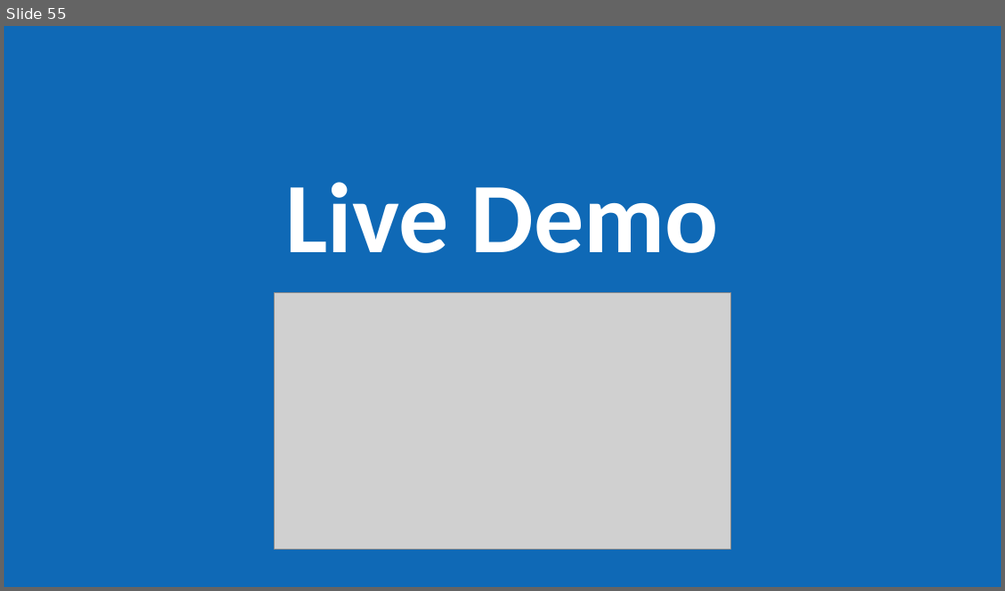
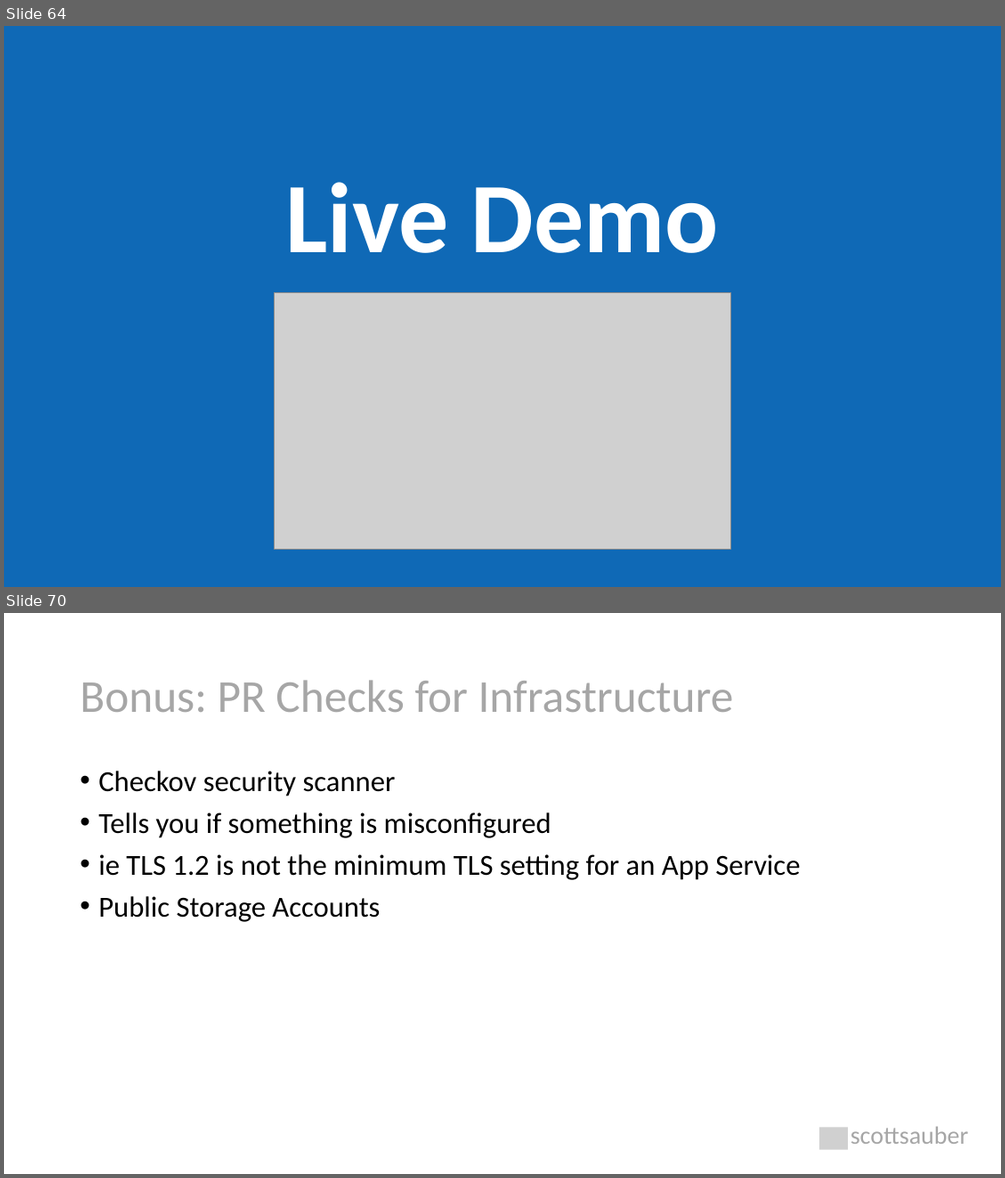
Before and after one commit to scottsauber/workshop-dotnet-azure-github-bicep, a slide deck: AzureDotNetBicep-Workshop.pptx. Shown one above the other, each under a label of ours: slide 55 before the commit, slides 64 and 70 after it; the slides between them are not shown. The pictures are 1005x591 and 1005x1178 pixels, drawn with LibreOffice and Linux fonts; fonts in the diff are those of the drawing; grey boxes stand for pictures. Boxes give left, top, right and bottom in pixels: in the first picture for what was removed or moved away, otherwise in the second. Text is boxed around its words. In the diff, an @@ line names an element or a change of style, - is before the commit and + after.

```diff
--- a/AzureDotNetBicep-Workshop.pptx
+++ b/AzureDotNetBicep-Workshop.pptx
@@ slide 70 added at [4, 613, 1001, 1174], background #FFFFFF @@
@@ title added at [80, 680, 734, 712], 44 pt, text #A6A6A6 @@
+Bonus: PR Checks for Infrastructure
@@ text added at [98, 771, 800, 922], 28 pt, text #000000 @@
+• Checkov security scanner
+• Tells you if something is misconfigured
+• ie TLS 1.2 is not the minimum TLS setting for an App Service
+• Public Storage Accounts
@@ picture added at [819, 1127, 848, 1149] @@
@@ text added at [850, 1127, 969, 1143], 24 pt, text #A6A6A6 @@
+scottsauber
@@ what was slide 55 is now slide 64 @@
```
Also in this commit, not shown: 8 slides changed, 14 other slides added, 1 other file.
